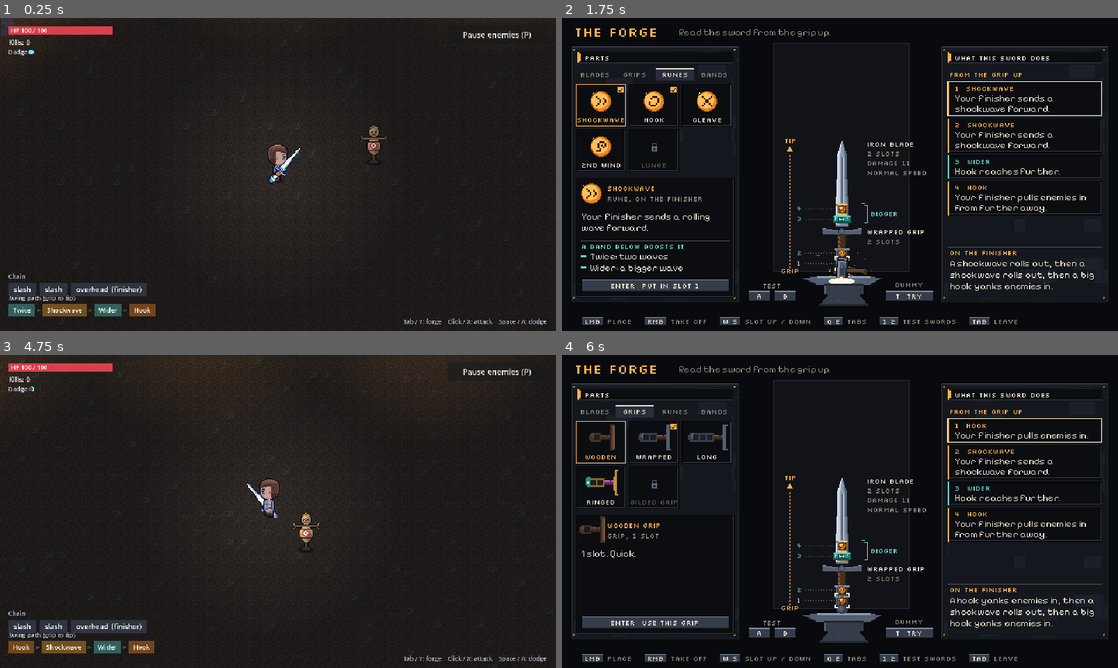
Above: before the commit, frames 1-4 (two rows, left to right).
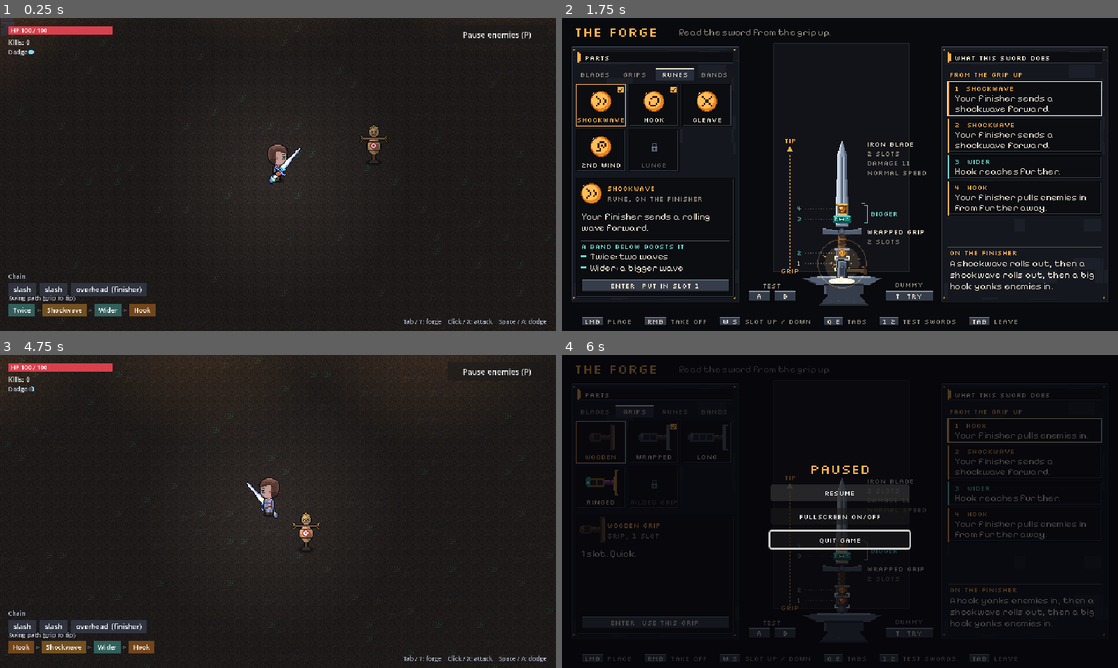
Above: after the commit, the same moments.

Repository: Durrannus/Modular-weapon-prototype
Game: Godot game, scene res://scenes/main.tscn
Same seed, same stepped clock (60 frames per second), same inputs: the game is played once before the commit and once after it.
Inputs (mouse positions are in pixels of both pictures, inside the frame that each line leads up to):
- Up to frame 1 (0.25 s): no input
- Up to frame 2 (1.75 s): tap Enter (menu_place) at 0.5 s; move the mouse to (962, 158) at 0.52 s; hold D (move_right) 0.53-1.28 s; tap Tab (build) at 0.6, 1.55 s; click (962, 158) at 0.67 s; tap Space (dash) at 1.25 s; move the mouse to (728, 190) at 1.27 s; hold Escape (menu_back) from 1.28 s (still down); click (728, 190) at 1.35 s
- Up to frame 3 (4.75 s): move the mouse to (333, 442) at 2.02 s; release Escape (menu_back) at 2.03 s; hold D (move_right) 2.03-2.78 s; tap Tab (build) at 2.1, 3.05, 3.8, 4.55 s; move the mouse to (250, 574) at 2.77 s; hold W (move_up) 2.78-3.53 s; tap Space (dash) at 2.85 s; click (250, 574) at 2.92 s; tap Enter (menu_place) at 3.5 s; move the mouse to (444, 558) at 3.52 s; hold A (move_left) from 3.53 s (still down); tap P (toggle_spawning) at 3.6 s; tap E (menu_next) at 4.15 s; move the mouse to (111, 464) at 4.27 s; tap Shift at 4.35 s
- Up to frame 4 (6 s): tap Enter (menu_place) at 4.9 s; move the mouse to (867, 511) at 5.02 s; release A (move_left) at 5.03 s; hold Escape (menu_back) 5.03-5.75 s; tap Backspace at 5.1 s; click (867, 511) at 5.17 s; tap Tab (build) at 5.3 s; tap Q (menu_prev) at 5.65 s; click (840, 492) at 5.75 s, where only the run after the commit has a clickable "Resume"

The runs differ from the first frame. In frame 1, less than 0.1% of the frame differs, in the area x 1-21%, y 6-88%; in frame 2, 0.5%; in frame 3, 0.2%; in frame 4, 9.8%, in the area x 1-99%, y 3-98%.

Commit message:
Esc pause menu: Resume, Fullscreen on/off, Quit game
Co-Authored-By: Claude Opus 5.5 <noreply@anthropic.com>
Claude-Session: https://claude.ai/code/session_01PcDKVkPofzbtLy82C9TbQ8

Diff:
--- a/scripts/main.gd
+++ b/scripts/main.gd
@@ -24,6 +24,7 @@
 var player
 var hud
 var build_menu
+var pause_menu
 var build: SwingBuild
 var parts: Array = []
 var spawn_timer := 1.0
@@ -70,6 +71,9 @@
 
 	build_menu = BuildMenuScript.new()
 	add_child(build_menu)
+	pause_menu = preload("res://scripts/ui/pause_menu.gd").new()
+	pause_menu.build_menu = build_menu
+	add_child(pause_menu)
 	build_menu.setup(build)
 	build_menu.try_at_dummy.connect(_on_try_at_dummy)
 
--- /dev/null
+++ b/scripts/ui/pause_menu.gd
@@ -0,0 +1,81 @@
+extends CanvasLayer
+## Esc pause menu: Resume, Fullscreen on/off, Quit. Pauses the whole game.
+
+const Art := preload("res://scripts/art.gd")
+
+var panel: Control
+var build_menu  # Esc closes the forge first if it's open
+
+
+## Esc: close the forge if it's open, otherwise open or close this menu.
+## Handled here because this node keeps running while the game is paused.
+func _unhandled_input(event: InputEvent) -> void:
+	if event is InputEventKey and event.pressed and not event.echo and (event as InputEventKey).keycode == KEY_ESCAPE:
+		if is_open():
+			resume()
+		elif build_menu != null and build_menu.is_open:
+			build_menu._really_close()
+		else:
+			open()
+		get_viewport().set_input_as_handled()
+
+
+func _ready() -> void:
+	layer = 50
+	process_mode = Node.PROCESS_MODE_ALWAYS
+	panel = Control.new()
+	panel.set_anchors_preset(Control.PRESET_FULL_RECT)
+	panel.visible = false
+	add_child(panel)
+	var dim := ColorRect.new()
+	dim.color = Color(0.02, 0.02, 0.04, 0.7)
+	dim.set_anchors_preset(Control.PRESET_FULL_RECT)
+	panel.add_child(dim)
+	var box := VBoxContainer.new()
+	box.set_anchors_preset(Control.PRESET_CENTER)
+	box.custom_minimum_size = Vector2(160, 0)
+	box.position = Vector2(-80, -60)
+	box.add_theme_constant_override("separation", 8)
+	panel.add_child(box)
+	var title := Label.new()
+	title.text = "PAUSED"
+	title.horizontal_alignment = HORIZONTAL_ALIGNMENT_CENTER
+	var f := Art.font("Silkscreen-Regular")
+	if f != null:
+		title.add_theme_font_override("font", f)
+	title.add_theme_font_size_override("font_size", 16)
+	title.add_theme_color_override("font_color", Color("#ffb24a"))
+	box.add_child(title)
+	for item in [["Resume", resume], ["Fullscreen on/off", _toggle_full], ["Quit game", _quit]]:
+		var b := Button.new()
+		b.text = item[0]
+		b.focus_mode = Control.FOCUS_ALL
+		if f != null:
+			b.add_theme_font_override("font", f)
+		b.add_theme_font_size_override("font_size", 8)
+		b.pressed.connect(item[1])
+		box.add_child(b)
+
+
+func is_open() -> bool:
+	return panel.visible
+
+
+func open() -> void:
+	panel.visible = true
+	get_tree().paused = true
+	(panel.get_child(1).get_child(1) as Button).grab_focus()
+
+
+func resume() -> void:
+	panel.visible = false
+	get_tree().paused = false
+
+
+func _toggle_full() -> void:
+	var full := DisplayServer.window_get_mode() == DisplayServer.WINDOW_MODE_FULLSCREEN
+	DisplayServer.window_set_mode(DisplayServer.WINDOW_MODE_WINDOWED if full else DisplayServer.WINDOW_MODE_FULLSCREEN)
+
+
+func _quit() -> void:
+	get_tree().quit()
Not shown, added: scripts/ui/pause_menu.gd.uid
